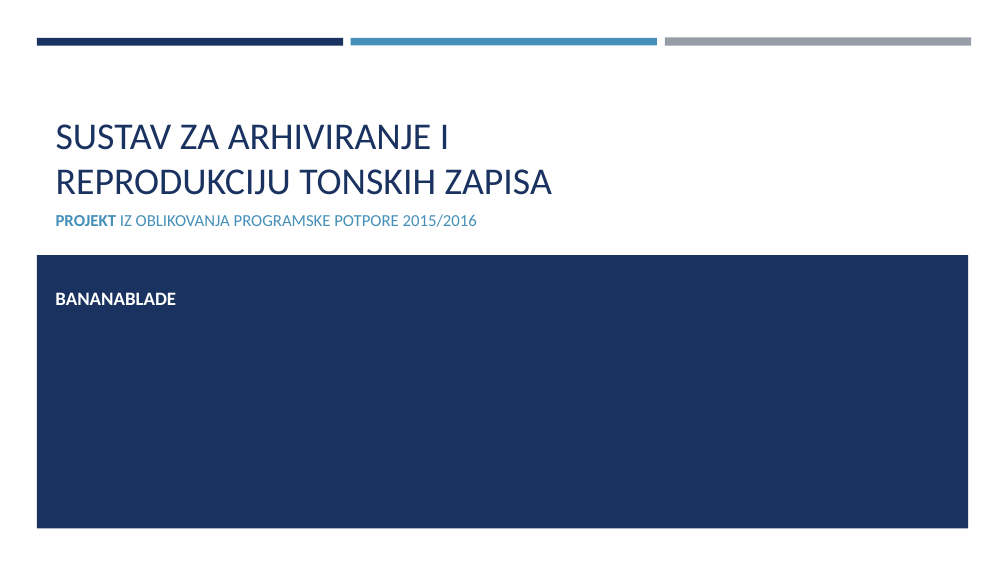
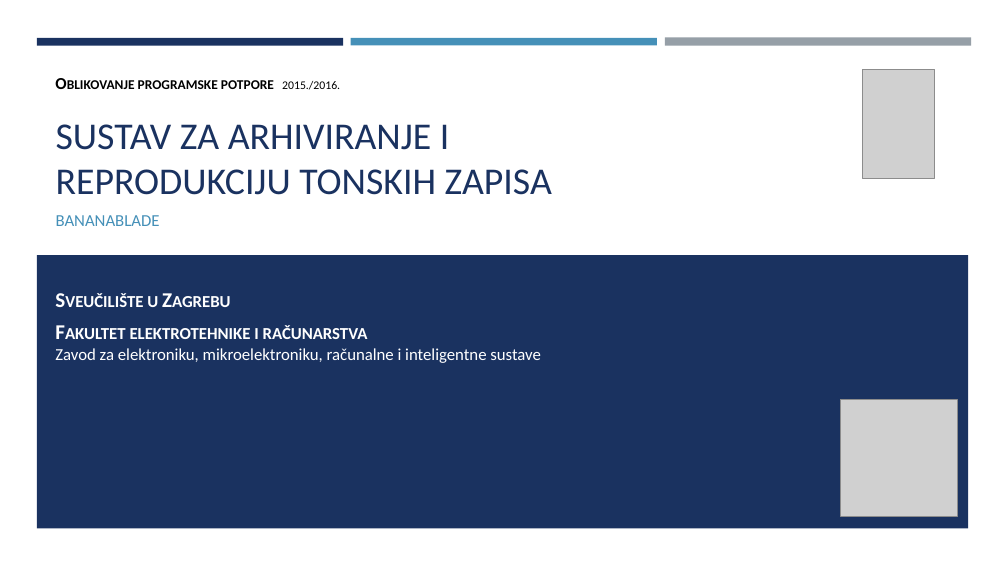
Before and after one commit to BananaBlade/BananaBlade, a slide deck: slide 1 of Prezentacija/Prezentacija.pptx. Drawn at 1008x567 pixels with LibreOffice and Linux fonts; fonts in the diff are those of the drawing; grey boxes stand for pictures. Boxes give left, top, right and bottom in pixels: in the first picture for what was removed or moved away, otherwise in the second. Text is boxed around its words. In the diff, an @@ line names an element or a change of style, - is before the commit and + after.

```diff
--- a/Prezentacija/Prezentacija.pptx
+++ b/Prezentacija/Prezentacija.pptx
@@ text added at (138, 80, 340, 90), 16 pt, text #000000, bold, small capitals @@
+Oblikovanje programske potpore 2015./2016.
@@ picture added at (863, 69, 935, 178) @@
@@ subtitle at (56, 215, 160, 226): text changed @@
-PROJEKT IZ OBLIKOVANJA PROGRAMSKE POTPORE 2015/2016
+BANANABLADE
@@ text removed at (55, 292, 176, 305) @@
-BANANABLADE
@@ text added at (55, 296, 541, 363), 16 pt, text #FFFFFF @@
+Sveučilište u Zagrebu
+Fakultet elektrotehnike i računarstva
+Zavod za elektroniku, mikroelektroniku, računalne i inteligentne sustave
@@ picture added at (840, 399, 957, 516) @@
```
Also in this commit, not shown: 12 other slides changed, 1 slide added, 2 other files.
